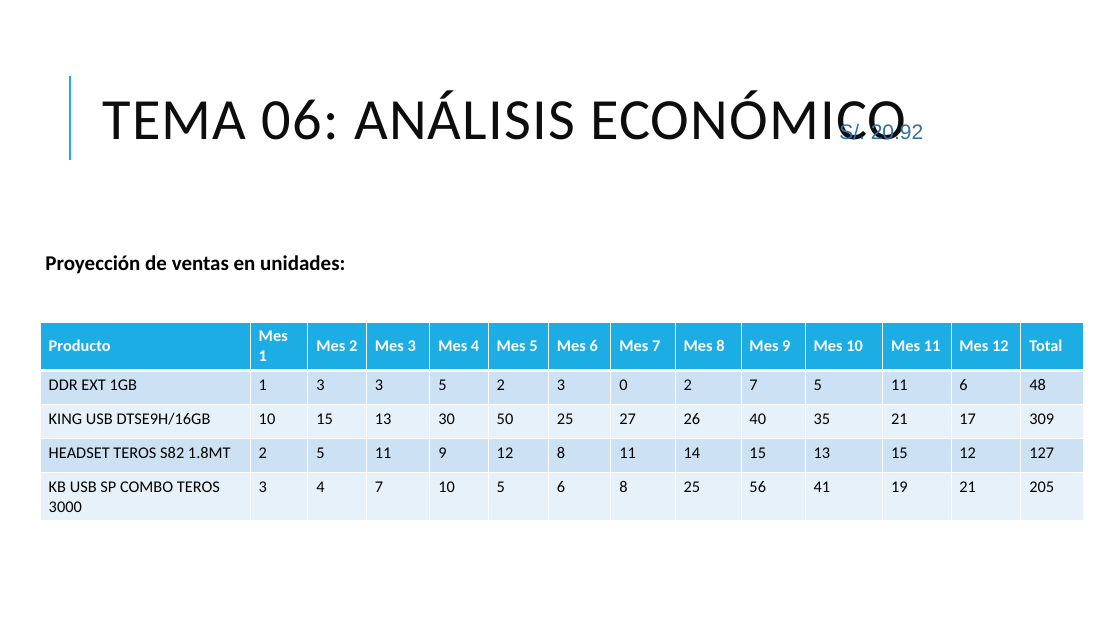
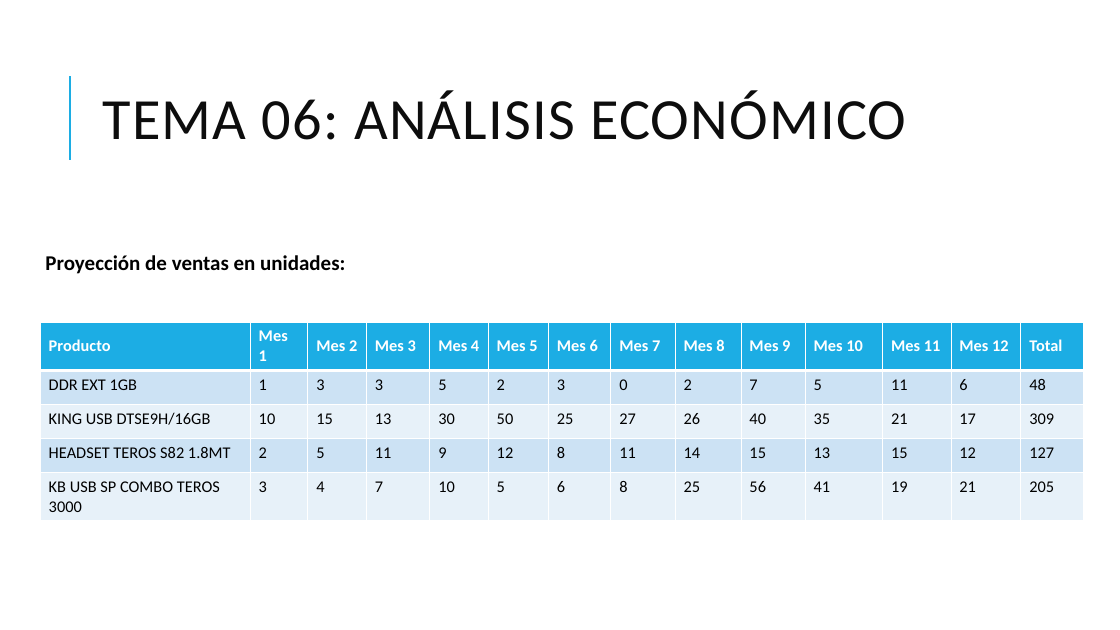
Before and after one commit to alexscito/administracion_de_empresas, a slide deck: slide 9 of Plan de negocios.pptx. Drawn at 1120x630 pixels with LibreOffice and Linux fonts; fonts in the diff are those of the drawing. Boxes give left, top, right and bottom in pixels: in the first picture for what was removed or moved away, otherwise in the second. Text is boxed around its words. In the diff, an @@ line names an element or a change of style, - is before the commit and + after.

```diff
--- a/Plan de negocios.pptx
+++ b/Plan de negocios.pptx
@@ text removed at [839, 122, 924, 140] @@
-S/. 20.92
```
Also in this commit, not shown: 1 other slide changed, 2 slides added, 2 other files.
